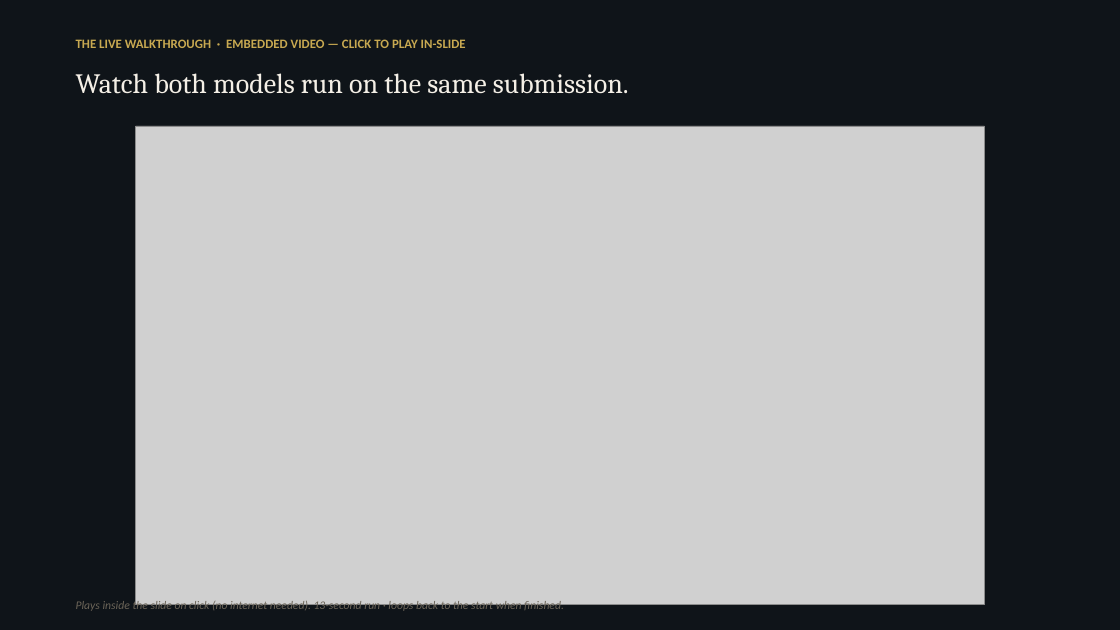
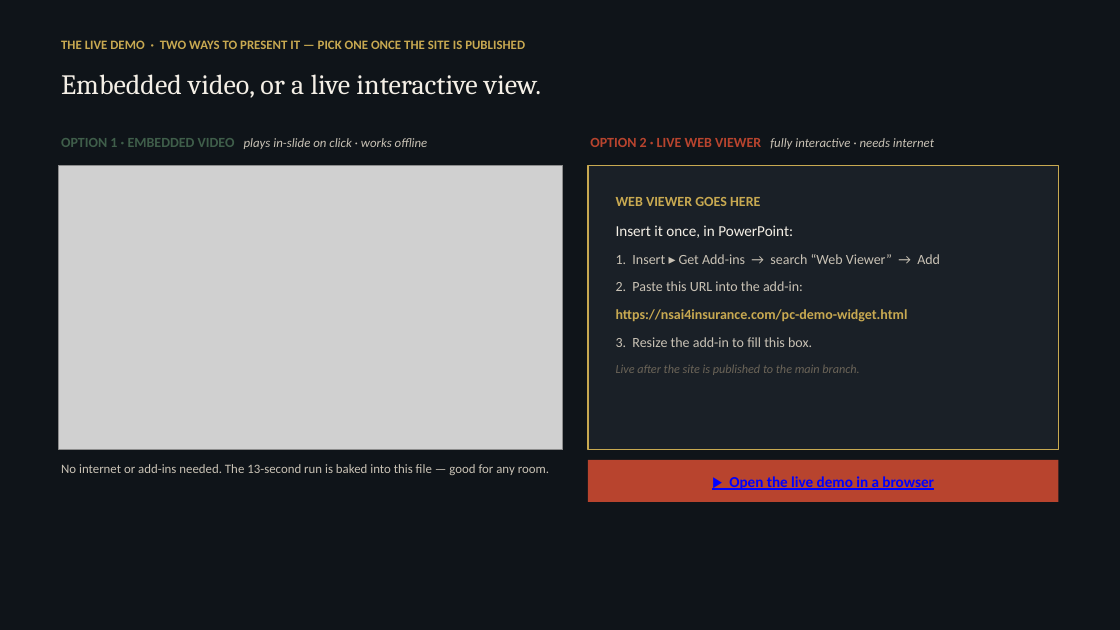
Before and after one commit to jrs438/NSAI4Insurance, a slide deck: slide 4 of NSAI-Small-Commercial-Exec-Summary.pptx. Drawn at 1120x630 pixels with LibreOffice and Linux fonts; fonts in the diff are those of the drawing; grey boxes stand for pictures. Boxes give left, top, right and bottom in pixels: in the first picture for what was removed or moved away, otherwise in the second. Text is boxed around its words. In the diff, an @@ line names an element or a change of style, - is before the commit and + after.

```diff
--- a/NSAI-Small-Commercial-Exec-Summary.pptx
+++ b/NSAI-Small-Commercial-Exec-Summary.pptx
@@ text at (61,40,525,49): text changed @@
-THE LIVE WALKTHROUGH · EMBEDDED VIDEO — CLICK TO PLAY IN-SLIDE
+THE LIVE DEMO · TWO WAYS TO PRESENT IT — PICK ONE ONCE THE SITE IS PUBLISHED
@@ text at (61,74,541,98): text changed @@
-Watch both models run on the same submission.
+Embedded video, or a live interactive view.
@@ text added at (61,138,428,149), 11 pt, text #C9C2B5, italic @@
+OPTION 1 · EMBEDDED VIDEO plays in-slide on click · works offline
@@ text added at (590,138,934,149), 11 pt, text #C9C2B5, italic @@
+OPTION 2 · LIVE WEB VIEWER fully interactive · needs internet
@@ picture: place and size @@
-picture at (135,126,985,605)
+picture at (59,166,563,450)
@@ rectangle added at (588,166,1059,450), fill #1A2027, outline #C8A951 1.25 pt @@
@@ text added at (616,197,940,375), 12 pt, text #C9C2B5 @@
+WEB VIEWER GOES HERE
+Insert it once, in PowerPoint:
+1. Insert ▸ Get Add-ins → search “Web Viewer” → Add
+2. Paste this URL into the add-in:
+https://nsai4insurance.com/pc-demo-widget.html
+3. Resize the add-in to fill this box.
+Live after the site is published to the main branch.
@@ text added at (61,464,549,475), 11 pt, text #C9C2B5 @@
+No internet or add-ins needed. The 13-second run is baked into this file — good for any room.
@@ rectangle added at (588,460,1059,502), fill #B8442E @@
@@ text added at (729,476,934,490), 13 pt, text #0000FF, bold, underline @@
+▶ Open the live demo in a browser
@@ text removed at (76,600,564,613) @@
-Plays inside the slide on click (no internet needed). 13-second run · loops back to the start when finished.
```
